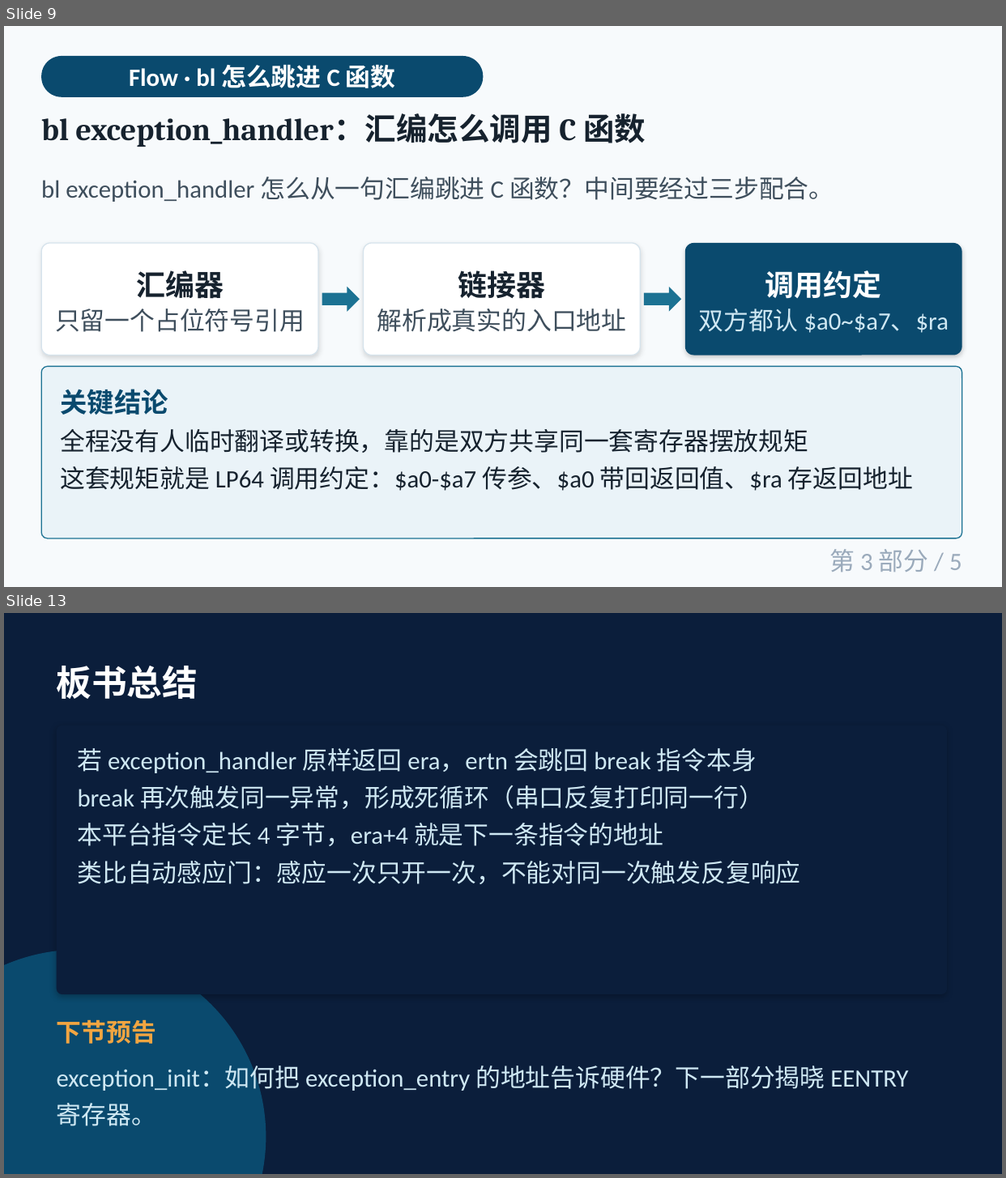
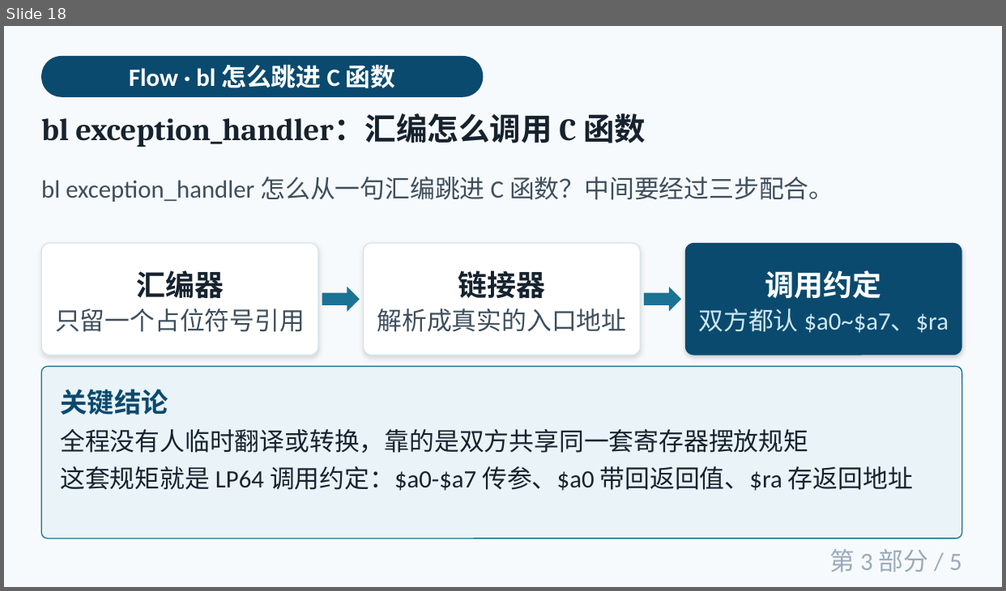
Before and after one commit to cxi218447-byte/miniOS, a slide deck: docs/09/week09_异常与中断_第1-2部分.pptx. Shown one above the other, each under a label of ours: slides 9 and 13 before the commit, slide 18 after it; the slides between them are not shown. The pictures are 1006x1178 and 1006x591 pixels, drawn with LibreOffice and Linux fonts; fonts in the diff are those of the drawing. Boxes give left, top, right and bottom in pixels: in the first picture for what was removed or moved away, otherwise in the second. Text is boxed around its words. In the diff, an @@ line names an element or a change of style, - is before the commit and + after.

```diff
--- a/docs/09/week09_异常与中断_第1-2部分.pptx
+++ b/docs/09/week09_异常与中断_第1-2部分.pptx
@@ slide 13 removed at <box>4,613,1002,1174</box>, background #0B1E3B @@
@@ text removed at <box>57,666,198,699</box> @@
-板书总结
@@ rounded rectangle removed at <box>57,726,948,995</box> @@
@@ text removed at <box>78,748,801,884</box> @@
-若 exception_handler 原样返回 era，ertn 会跳回 break 指令本身
-break 再次触发同一异常，形成死循环（串口反复打印同一行）
-本平台指令定长 4 字节，era+4 就是下一条指令的地址
-类比自动感应门：感应一次只开一次，不能对同一次触发反复响应
@@ ellipse removed at <box>4,950,266,1174</box> @@
@@ text removed at <box>57,1020,156,1044</box> @@
-下节预告
@@ text removed at <box>57,1066,908,1127</box> @@
-exception_init：如何把 exception_entry 的地址告诉硬件？下一部分揭晓 EENTRY 寄存器。
@@ what was slide 9 is now slide 18 @@
```
Also in this commit, not shown: 4 slides changed, 41 slides added, 7 other slides removed, 6 other files.
